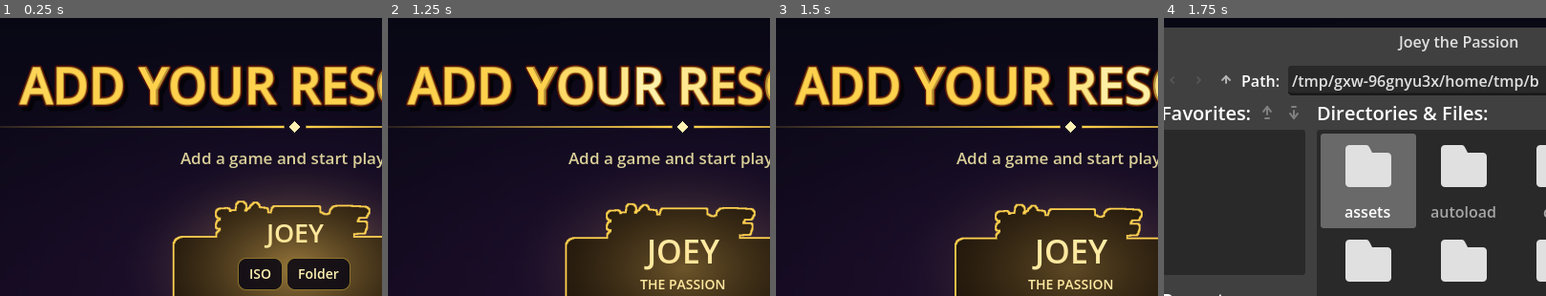
Above: before the commit, frames 1-4 (left to right).
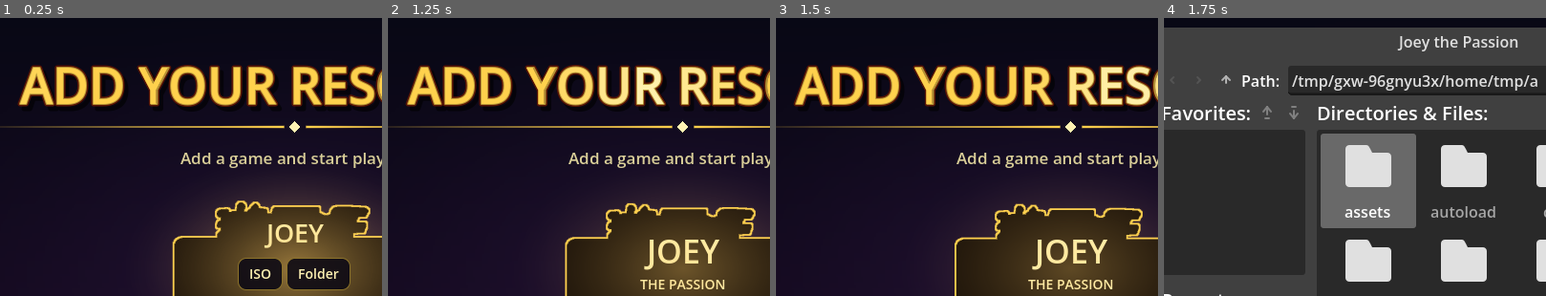
Above: after the commit, the same moments.

Repository: bkmohamadsy/Yu-Gi-Oh
Game: Godot game, scene res://scenes/boot/boot.tscn
The game is run twice, just before and just after one commit, with the same random seed, the same clock (stepped at 60 frames per second) and the same inputs.
Inputs (mouse positions are % of the whole screen's width and height, from its top left):
- Up to frame 1 (0.25 s): no input
- Up to frame 2 (1.25 s): click "English" at 0.5 s
- Up to frame 3 (1.5 s): tap Enter (ui_accept) at 1.25 s; move the mouse to (72, 43) at 1.27 s; hold Right (ui_right) from 1.28 s (still down); hold F (pc_filter) from 1.28 s (still down); click (72, 43) at 1.42 s
- Up to frame 4 (1.75 s): keep holding Right (ui_right); keep holding F (pc_filter); tap Enter (ui_accept) at 1.52 s
The pictures show only the part of the screen within x 11-61%, y 0-50%; the shares and areas given below are measured in that part.

Frames 1-3 are identical in both runs. In frame 4, less than 0.1% of the frame differs, in the area x 95-98%, y 20-25%.
Error in both runs: Invalid access to property or key 'fullscreen_mode' on a base object of type 'Node (launcher_settings.gd)'. (res://scenes/boot/boot.gd:54)

Commit message:
Remove manual back button overlay causing black screen on Android

Diff:
--- a/game/autoload/game.gd
+++ b/game/autoload/game.gd
@@ -33,7 +33,6 @@
 var match_results := [0, 0, 0]
 var match_outcome := 0
 var _screen: Node
-var _global_back_btn: Button
 var _screen_replay_frame := 0
 var _screen_host: Node
 var _scene_wipe: Node
@@ -147,7 +146,6 @@
 	elif is_instance_valid(_screen):
 		_screen.queue_free()
 	_screen = screen
-	_ensure_back_button()
 	_screen_replay_frame = Debug._frame
 	get_tree().root.content_scale_aspect = LauncherSettings.gameplay_aspect()
 	Engine.time_scale = LauncherSettings.simulation_speed if current_game != "" else 1.0
@@ -517,23 +515,3 @@
 	if what == NOTIFICATION_APPLICATION_RESUMED:
 		if Assets.has_method("reload"):
 			Assets.reload()
-
-func _ensure_back_button() -> void:
-	if not is_instance_valid(_screen) or current_game == "":
-		return
-	var in_duel: bool = _screen.get_script() != null and _screen.get_script().resource_path.contains("duel")
-	if in_duel:
-		return
-	var btn := Button.new()
-	btn.text = "رجوع ↩"
-	btn.position = Vector2(18, 56)
-	btn.size = Vector2(110, 42)
-	btn.pressed.connect(_on_global_back_pressed)
-	_screen.add_child(btn)
-
-func _on_global_back_pressed() -> void:
-	if not is_instance_valid(_screen): return
-	if _screen.has_method("_leave"):
-		_screen._leave()
-	elif current_game != "":
-		open_title(current_game)
